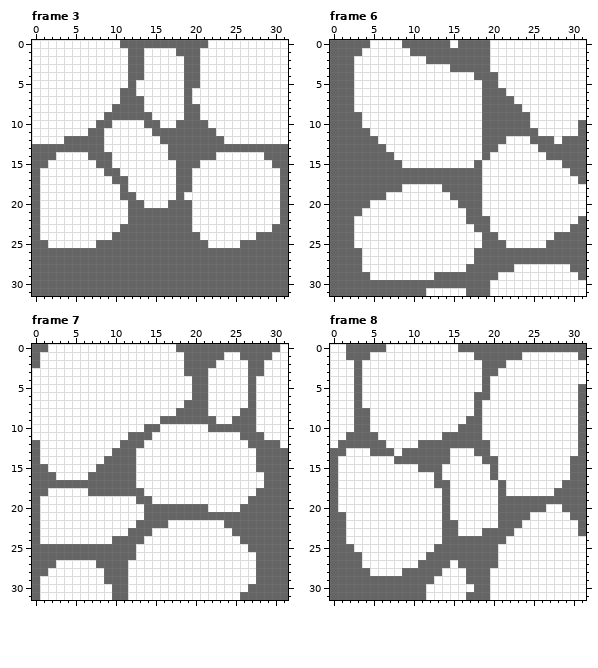
Pixel-art file -- Assets/Sprites/Blocks/Block_19_3.ase. Above is the file before it was changed.
32x32 pixels, 27 frames. Shown: frame 3, frame 6, frame 7, frame 8. The commit also changed other frames, which this record leaves out.
After:
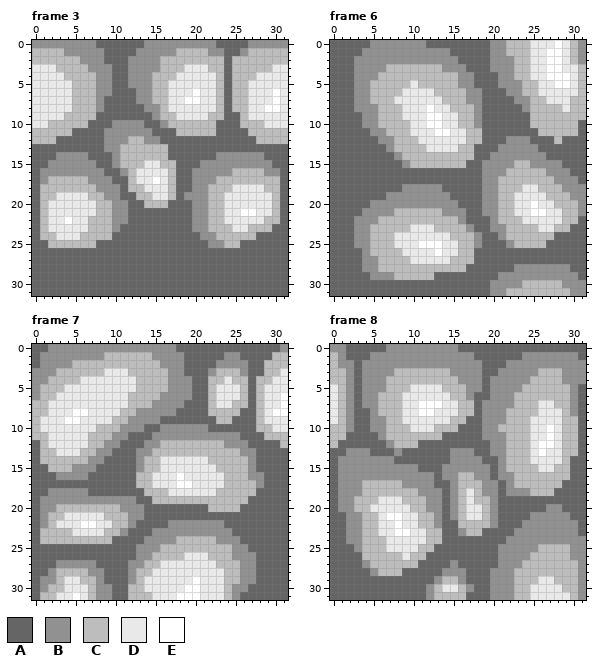
Palette (. is transparent): A #656565  B #919191  C #bdbdbd  D #e9e9e9  E #ffffff
Diff:
layer "Layer 2" added
Changed rows in their new state; - is an unchanged pixel.
Frame 3, layer "Layer 2":
first column x 0:
 0 BBBBBBBBAAA---BBBBBBBBBAAAABBBBB
 1 CCCCBBBBBAAA-BBBBBCCCCBBAABCCCCC
 2 CCCCCCBBBAAABBBBCCCCCCCCACCCCCCC
 3 DDDCCCCBBBAABBBBCCCDDDCCACCCCCDD
 4 DDDDCCCCBBAABBBCCCDDDDDCACCCDDDD
 5 DDDDDCCCBBAABBBCCDDDDDDCACCDDDDD
 6 DDDDDCCCBBA--BBCCDDD-DDCACCDDD-D
 7 DDDDDCCCBAA--BBCCDDE-DDCACCDDD-D
 8 DDDDDCCCBA----BBCDDDDDDCACCDD--D
 9 DDDDCCCCA------BCCDDDDCCAACDDDDD
10 DDCCCCCA--BBBB--BCCCCCCAAACCCDDD
11 CCCCCAA--BBBBBB---CCCCCAAAACCCCC
12 CCCA-----BBBCCBB--------AAAACCCC
13 ---------BBCCCCCC---------------
14 ---BBBB---BCCCCCC------BBBBBB---
15 --BBBBBB--BCCCDDCC---BBBBBBBBB--
16 -BBBBBBBB--BCDDDDC--BBBBBCCCCBB-
17 -BCCCCCBBB--CDD-DC--BBBCCCCCCCC-
18 -CCCCCCCBBB-CCDDDC--BBCCCDDDDCC-
19 -CCDDDDCCBB--CCDDC-BBBCCDDDDDDC-
20 -CDDDDDDCCBB--CCC---BBCCDDDDDDC-
21 -CDDDDDDCCBB--------BBCCDD--DDC-
22 -CDD-DDCCCBB--------BBCCDDDDDCC-
23 -CDDDDDCCCB---------BBCCCDDCCC--
24 -CCDDDCCCC-----------BBCCCCC----
25 --CCCCCC--------------BBCC------
Frame 6, layer "Layer 2":
first column x 3:
 0 --BBBBBBB---A----BBCCCDDD-DCB
 1 -BBBBBBBBBBB-----BBCCCDD--DCB
 2 BBBBBBBBBBBBB----BBBCCDD--DCB
 3 BBBBCCCCCCCBBB---BBBCCDD--DDC
 4 BBBCCCCCCCCCCBB---BBCCDD---DC
 5 BBCCCCCDCCCCCBBA--BBBCCDD--DC
 6 BBCCCCDDDDCCCCBB---BBCCDDDDDC
 7 BBCCCDDDDDDCCCBB----BBCCDDDCC
 8 BBBCCCDDD-DDCCCB-----BCCCCDCC
 9 -BBCCCDDD--DDCCB------CCCCCCC
10 -BBCCCCDD--DDCCB------CCCCCC-
11 --BBCCCDDD--DDCC-------CCCCC-
12 ---BBCCCDDDDDDCC---BBB---C---
13 ----BCCCCDDDDCCA--BBBBB------
14 -----BCCCCCCCCCA-BBBBBBB-----
15 ------BCCCCCCCA-BBBBCCBBBB---
16 ----------------BBBCCCCCBBB--
17 ----------------BBCCCCCCCBBB-
18 ------BBBBB-----BBCCCDDCCCBBB
19 ----BBBBBBBB----BBCCDDDDCCCBB
20 --BBBBBBBBBBB---BBCCDD-DDCCCB
21 -BBBBCCCCCCBBB--BBCCDD--DDCCB
22 BBBCCCCCCCCCCB---BCCCDDDDDCC-
23 BBCCCCCDDDCCCCB--BBCCCCDDCC--
24 BBCCCDDDDDDDCCCB--BCCCCCC----
25 BBCCCDDD---DDCCB---BCCCC-----
26 -BCCCCDDDD-DDCC--------------
27 -BBCCCCDDDDDCCC--------------
28 -BBCCCCCCCCCCC------BBBBBBB--
29 --BBBCCCCC--------BBBBBBBBBB-
30 -----------------BBBBCCCCCBBB
31 ---------AAAAA---BBCCCCCCCCBB
Frame 7, layer "Layer 2":
first column x 0:
 0 --BBBBBBBBBBBBBBBB-------------B
 1 -BBBBBBBBCCCCCCBBBB-----BB----CC
 2 -BBBBCCCCCCCCCCCBBB----BBBB--CCC
 3 BBBCCCCCCDDDCCCCCBB---BCCCB--CCD
 4 BBCCCCDDDDDDDCCCCBBB--CCDCC-CCDD
 5 BCCCDDDDDDDDDCCCCBBB--CDDDC-CDDD
 6 BCCDDDDDDDDDCCCCBBBB--CDDDC-CDD-
 7 CCDDDDDDDDDDCCCBBBB---CDDCC-CDD-
 8 CCDDD--DDDDCCBBBBB----CCCC--CD--
 9 CDDD--DDDDCCBBBB-------CC---CDDD
10 CDDDDDDDCCCBBB--BBBBBB------CCDD
11 CCDDDDDCCCBB---BBBBBBBBBBB---CCC
12 -CDDDDDCCBB---BBCCCCCCCCBBB----C
13 -CCDDDCCBB---BBCCCCCCCCCCCBB----
14 -CCCCCCBB----BCCDDDDDDCCCCCB----
15 --CCCBBB-----BCCDDDDDDDCCCCB----
16 ---BBBB------CCDDD-DDDDDCCCBB---
17 -------------CCDDD--DDDDCCCCB---
18 --BBBBB-------CCCDDDDDDCCCCC----
19 -BBBBBBBBBBBB--CCCCCCCCCCCC-----
20 -BBCCCCCCCCBBB--------CCCC------
21 -BCCDDDDDCCCBB------------------
22 -BCDDD--DDCCB----BBBBBBB--------
23 -CCCCDDDDCCB---BBBBBBBBBB-------
24 -CCCCCCCCC----BBBBCCCCCBBB------
25 -------------BBBCCCCCCCCCBB-----
26 -------------BBCCCCDDDCCCBBB----
27 ---BBBBB----BBCCDDDDDDDCCCBB----
28 --BCCCCBB---BCCDDDDDDDDDCCBB----
29 -BBCDDCCB---BCDDDDDD-DDDCCBB----
30 -BCCDDDCBB--CCDDDDD--DDDCBB-----
31 -CCDD-DCBB--CCCDDD---DDDCB------
Frame 8, layer "Layer 2":
first column x 0:
 0 BB-----BBBBBBBBB----------------
 1 CB---BBBBBBBBBBBBB------BBBBBBB-
 2 CBB-BBBBBBBBBBBBBBB---BBBBBBBBBB
 3 CCB-BBBBCCCCCCCBBBB--BBBBBCCCBBB
 4 CCB-BBBCCCCCCCCCBBB-BBBBBCCCCBBB
 5 DCB-BBBCCCDDDDCCCBB-BBBBCCCCCCB-
 6 DCB-BBCCCDDDDDDCCB--BBBCCCCCCCB-
 7 DCB-BBCCCDD---DDCC-BBBBCCCDDCCB-
 8 DCB--BCCCDD--DDDCC-BBBCCCCDDDCB-
 9 DCB--BBCCDDDDDDCC--BBBCCCDDDDCC-
10 CCB--BBCCCDDDCCC---BBCCCCDD-DCC-
11 CC----BCCCCCCC-----BBBCCCDD-DCC-
12 C------BCCC---------BBCCCD--DCC-
13 --BBB---B------BBB--BBCCCD-DDCC-
14 -BBBBBBB-------BBBB--BCCCDDDDC--
15 -BBBBBBBBBB---BBBBBB-BCCCCDDCC--
16 -BBBBBBBBBBBB-BBCCBB-BBCCCCCCC--
17 -BBBCCCCCBBBB--BCCCBB-BCCCCCC---
18 -BBBCCCCCCCBBB-BCDCBB-BBBCCC----
19 -BBCCCDDDCCCBB-BCDCCB-----------
20 -BBCCDDDDDCCBB-BCDDCB------BB---
21 --BBCCD--DDCCB-BCDDCB----BBBBB--
22 --BBCCDD-DDCCB--CCCCB---BBBBBBB-
23 --BBCCDD--DDCC--BCC----BBBBBBBB-
24 --BBCCCDDDDDCC--------BBBBBBBBBB
25 ---BCCCDDDDCC--------BBBBBCCCCBB
26 ----CCCCCDCC---------BBBBCCCCCBB
27 ----BCCCCCC----B-----BBBCCCCCCCB
28 -----BCCC-----BBB---BBBCCCCCCCCB
29 -------------BCCB---BBBCCCDDCCCB
30 ------------BCDDCB--BBBCCDDDDCCB
31 ------------BCCCC---BBBCCDDDDDCB
Pixel boxes of the changes (left, top, right, bottom) in both pictures:
changed: (32, 40, 288, 248)
changed: (354, 40, 586, 296)
changed: (32, 344, 288, 600)
changed: (330, 344, 586, 600)
